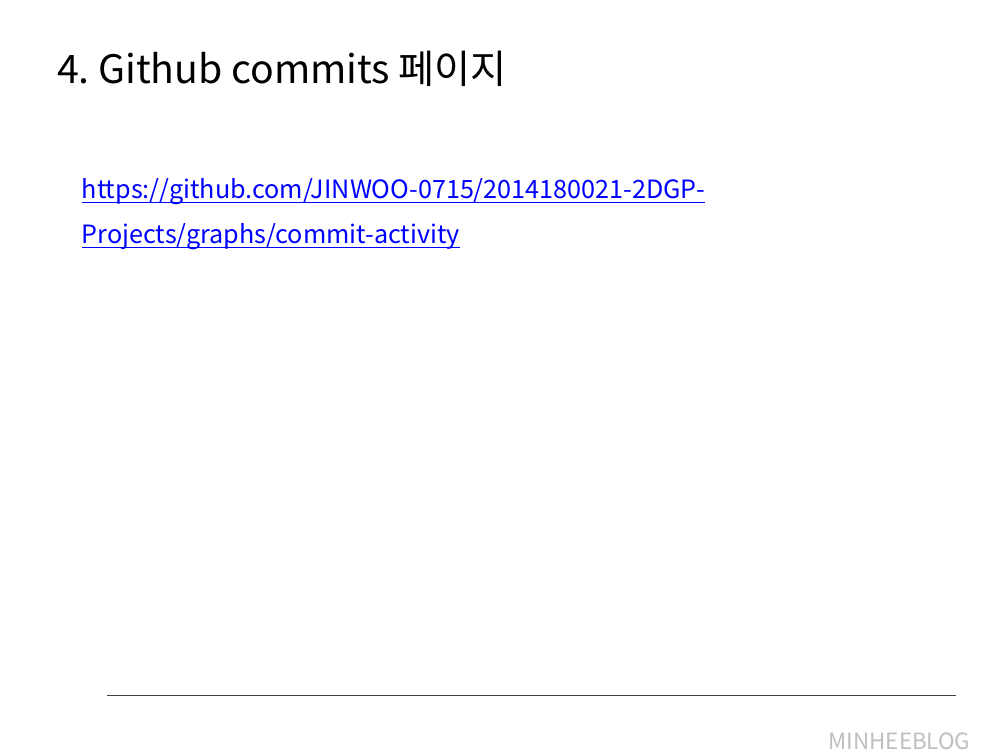
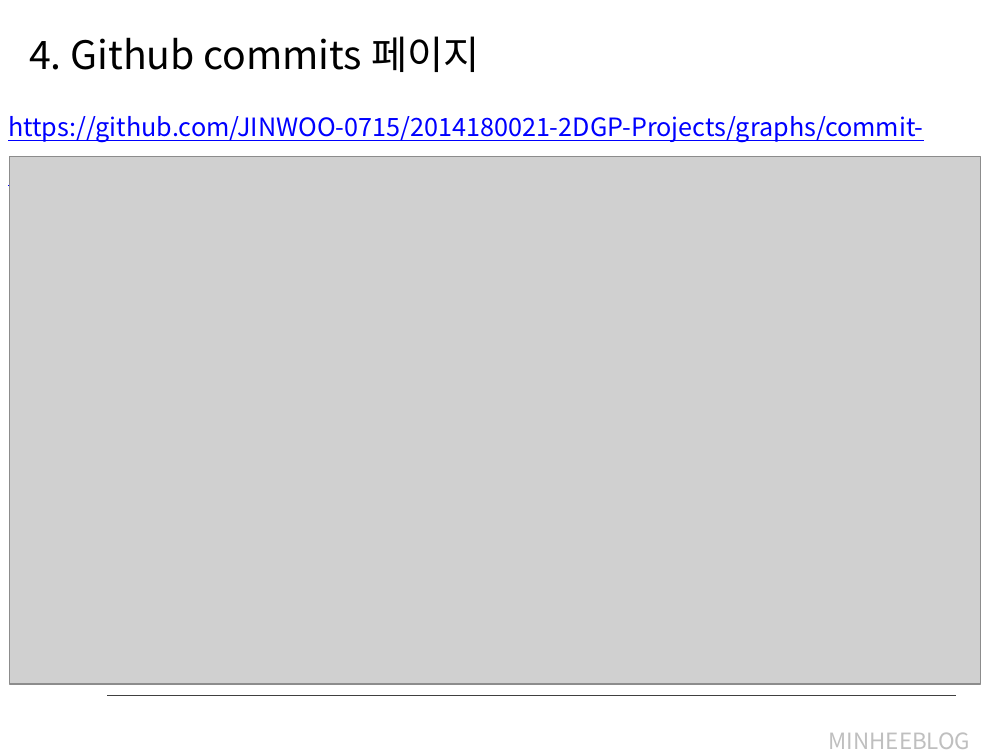
Before and after one commit to JINWOO-0715/2014180021-2DGP-Projects, a slide deck: slide 4 of 2DGP_Project_2nd.pptx. Drawn at 1008x756 pixels with LibreOffice and Linux fonts; fonts in the diff are those of the drawing; grey boxes stand for pictures. Boxes give left, top, right and bottom in pixels: in the first picture for what was removed or moved away, otherwise in the second. Text is boxed around its words. In the diff, an @@ line names an element or a change of style, - is before the commit and + after.

```diff
--- a/2DGP_Project_2nd.pptx
+++ b/2DGP_Project_2nd.pptx
@@ text "4. Github commits 페이지": place and size @@
-text "4. Github commits 페이지" at bbox=[57, 50, 507, 86]
+text "4. Github commits 페이지" at bbox=[29, 36, 479, 72]
@@ text removed at bbox=[481, 56, 518, 86] @@
-04
@@ text "https://github.com/JINWOO-0715/2014180021-2DGP-Projects/grap ..." rewrapped from bbox=[82, 178, 705, 250] to bbox=[8, 116, 924, 188] @@
@@ picture added at bbox=[10, 157, 981, 684] @@
@@ text removed at bbox=[82, 185, 306, 205] @@
-1) 소제목을 입력하세요
```
Also in this commit, not shown: 1 other slide changed, 2 other files.
